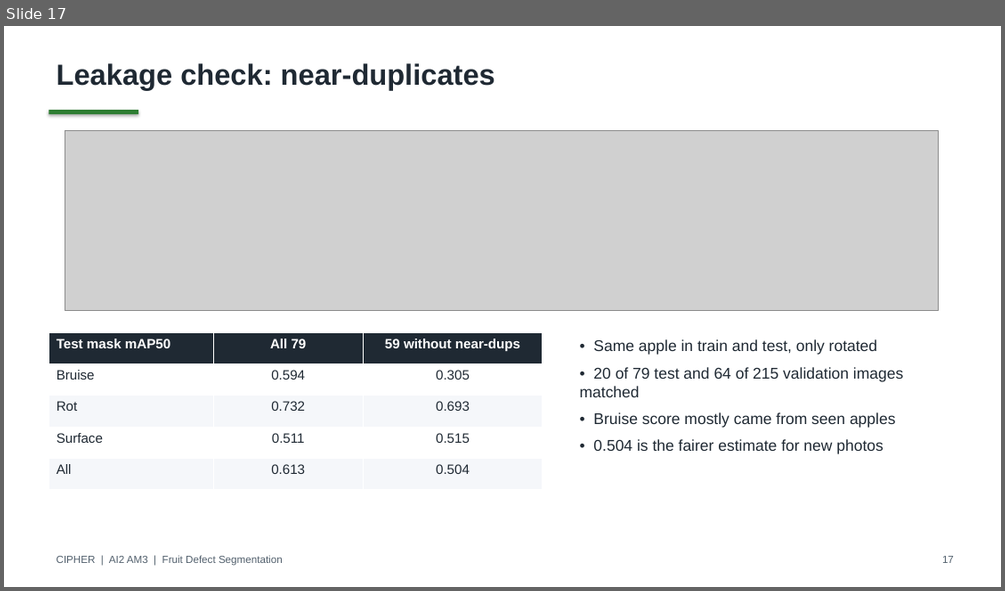
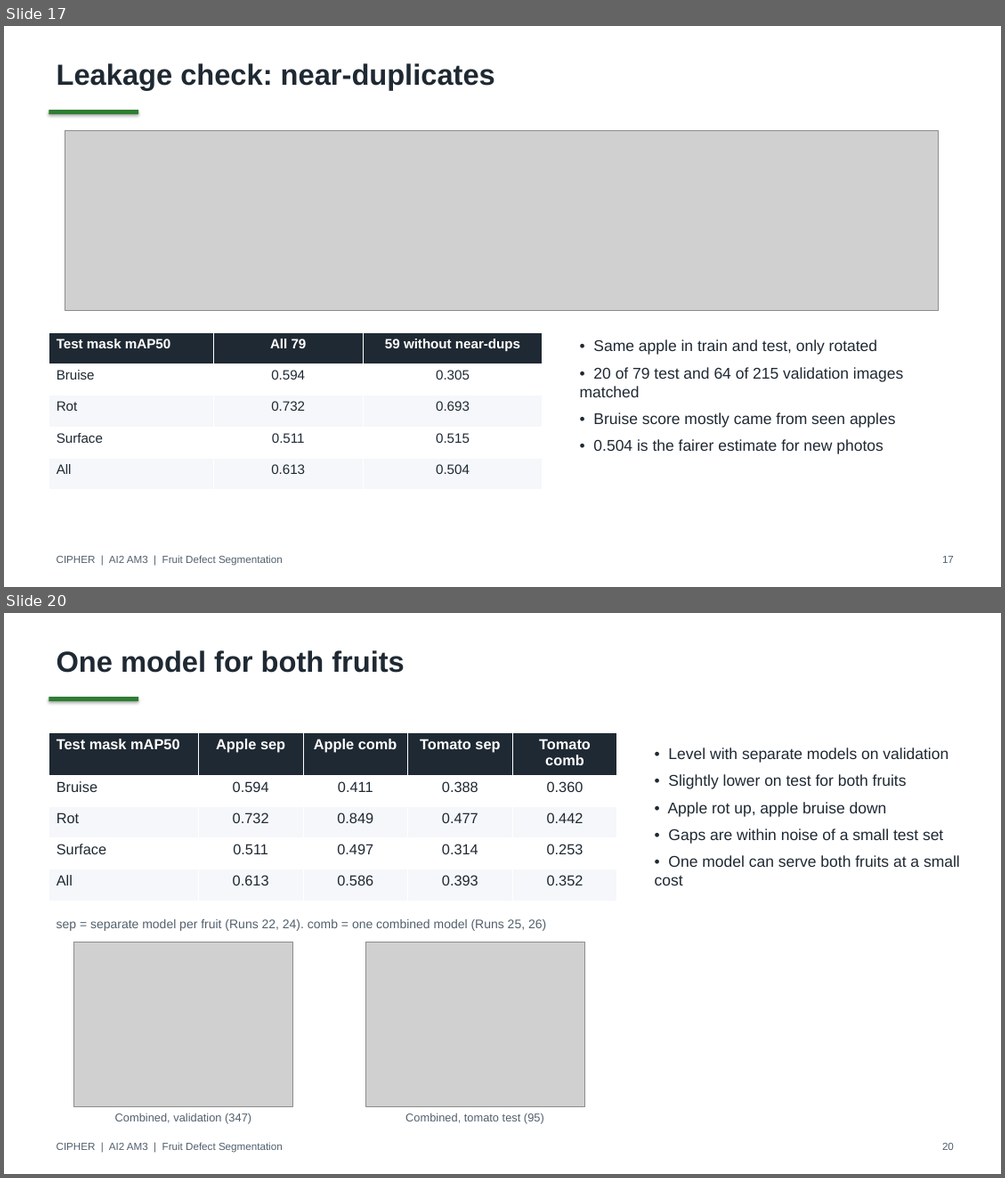
Before and after one commit to deangg/instancesegmentation, a slide deck: slides/CIPHER_AI2_Final_Defense.pptx. Shown one above the other, each under a label of ours: slide 17 before the commit, slides 17 and 20 after it; the slides between them are not shown. The pictures are 1005x591 and 1005x1178 pixels, drawn with LibreOffice and Linux fonts; fonts in the diff are those of the drawing; grey boxes stand for pictures. Boxes give left, top, right and bottom in pixels: in the first picture for what was removed or moved away, otherwise in the second. Text is boxed around its words. In the diff, an @@ line names an element or a change of style, - is before the commit and + after.

```diff
--- a/slides/CIPHER_AI2_Final_Defense.pptx
+++ b/slides/CIPHER_AI2_Final_Defense.pptx
@@ slide 20 added at <box>4,613,1001,1174</box>, background #FFFFFF @@
@@ text added at <box>57,650,404,673</box>, 28 pt, text #1F2933, bold @@
+One model for both fruits
@@ rectangle added at <box>48,697,138,701</box>, fill #2E7D32 @@
@@ table added at <box>48,732,617,890</box>, 5 rows, 5 columns @@
+Test mask mAP50 | Apple sep | Apple comb | Tomato sep | Tomato comb
+Bruise | 0.594 | 0.411 | 0.388 | 0.360
+Rot | 0.732 | 0.849 | 0.477 | 0.442
+Surface | 0.511 | 0.497 | 0.314 | 0.253
+All | 0.613 | 0.586 | 0.393 | 0.352
@@ text added at <box>655,747,960,885</box>, 15 pt, text #1F2933 @@
+• Level with separate models on validation
+• Slightly lower on test for both fruits
+• Apple rot up, apple bruise down
+• Gaps are within noise of a small test set
+• One model can serve both fruits at a small cost
@@ text added at <box>57,919,546,931</box>, 12 pt, text #52606D @@
+sep = separate model per fruit (Runs 22, 24). comb = one combined model (Runs 25, 26)
@@ picture added at <box>73,942,292,1107</box> @@
@@ picture added at <box>365,942,584,1107</box> @@
@@ text added at <box>115,1112,251,1124</box>, 11 pt, text #52606D @@
+Combined, validation (347)
@@ text added at <box>405,1112,544,1124</box>, 11 pt, text #52606D @@
+Combined, tomato test (95)
@@ text added at <box>57,1142,283,1152</box>, 10 pt, text #52606D @@
+CIPHER | AI2 AM3 | Fruit Defect Segmentation
@@ text added at <box>942,1143,954,1150</box>, 10 pt, text #52606D @@
+20
```
Also in this commit, not shown: 9 slides changed, 1 other slide added, 15 other files.
